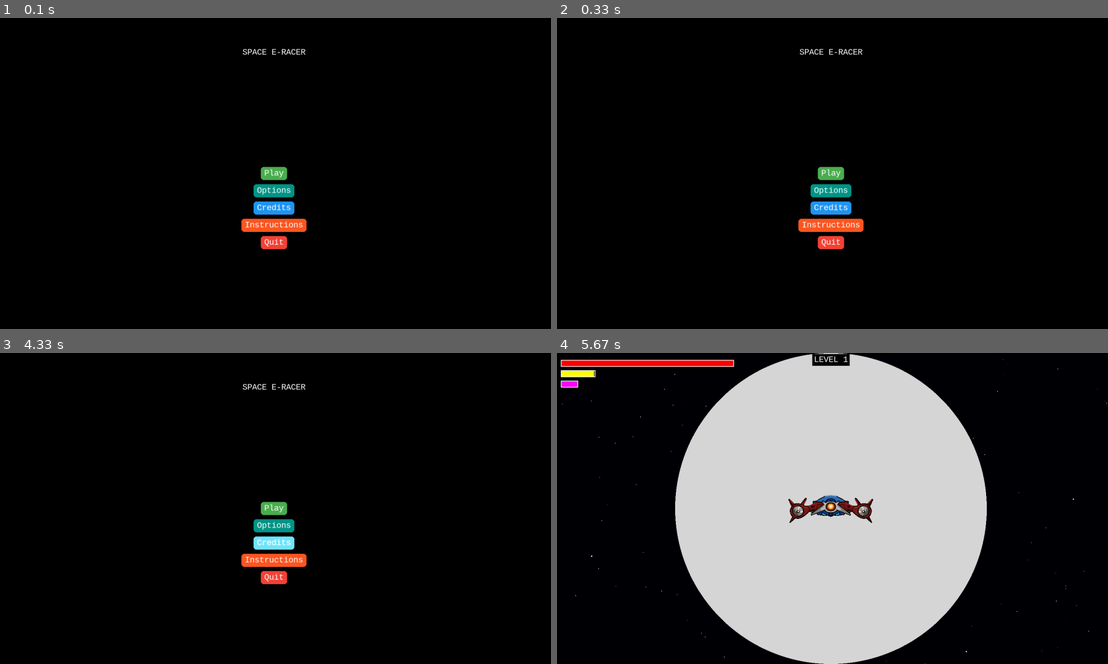
Above: before the commit, frames 1-4 (two rows, left to right).
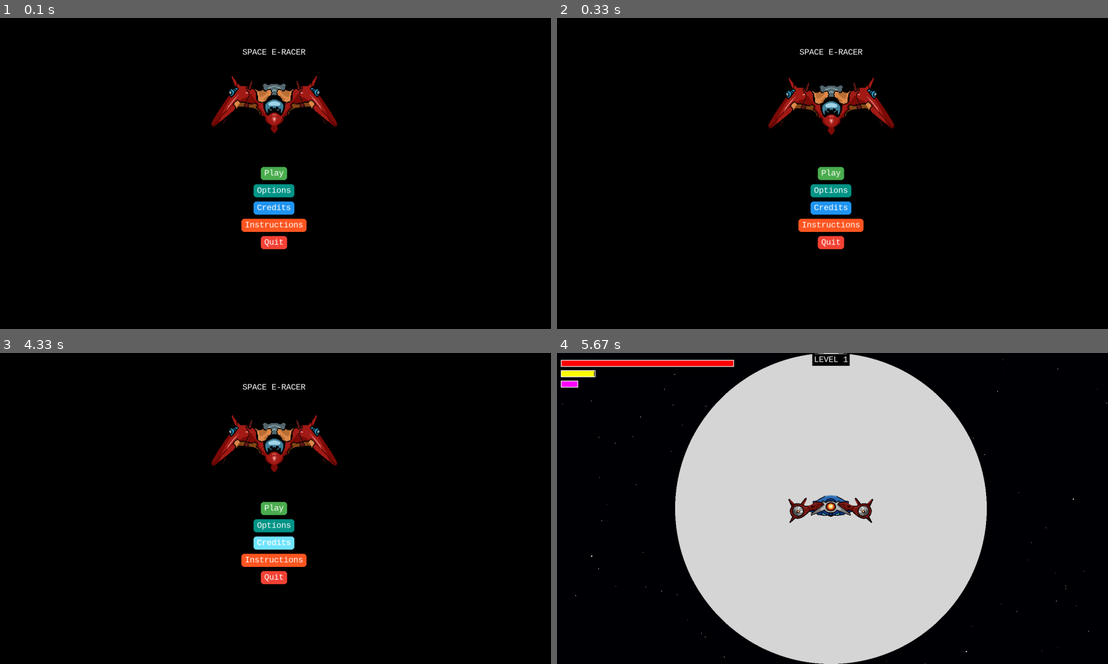
Above: after the commit, the same moments.

Repository: UncannyPronk/Pygame-Spring-Jam-2025
Game: pygame game, started from main.py
Same seed, same stepped clock (60 frames per second), same inputs: the game is played once before the commit and once after it.
Inputs (mouse positions are in pixels of both pictures, inside the frame that each line leads up to):
- Up to frame 1 (0.1 s): no input
- Up to frame 2 (0.33 s): no input
- Up to frame 3 (4.33 s): click (275, 508) at 0.38 s; hold Esc 0.67-1.13 s; hold D 0.67-1.13 s; move the mouse to (253, 520) at 0.7 s; click (275, 530) at 1.22 s; click (275, 527) at 1.55 s; click (330, 576) at 2.05 s; click (275, 561) at 2.38 s; click (275, 576) at 3.38 s; click (275, 545) at 3.72 s; click (275, 542) at 4.05 s
- Up to frame 4 (5.67 s): click (942, 483) at 4.38 s; click (832, 508) at 5.05 s; tap Space at 5.33 s

The runs differ from the first frame. In frame 1, 1.5% of the frame differs, in the area x 38-62%, y 18-38%; in frame 2, 1.5%; in frame 3, 1.5%; in frame 4, nothing differs.

Commit message:
Add boss audio and refactor level management in game loop

Diff:
--- a/gameloop.py
+++ b/gameloop.py
@@ -1,3 +1,4 @@
+import math
 import pygame
 import sys
 import random
@@ -7,13 +8,21 @@
 from constants import *
 FPS = 60
 
+# LEVELS = [
+#     [(FastEnemy,(100, 70),100,None)],
+#     [(FastEnemy,(100, 70),200,0.8), (SlowEnemy,(400, 150),200,None)],
+#     [(FastEnemy,(100, 70),250,0.8,0.4), (FastEnemy,(400, 150),250,1.2,0.5),(FastEnemy,(400, 220),250,1.2,0.7)],
+#     [(MiniBoss,(100, 150),None,None)],
+#     [(SlowEnemy,(400, 70),600,0.7,1.8), (SlowEnemy,(400, 150),600,0.7)],
+#     [(SlowEnemy,(400, 0),500,None,0.3),(FastEnemy,(100, 70),600,0.8,0.5),(SlowEnemy,(400, 150),450,None),(FastEnemy,(400, 220),400,1.2,1.3)],
+#     [(Boss,(400,190),None,None)],
+
+# ]
 LEVELS = [
-    [(FastEnemy,(100, 70),100,None)],
-    [(FastEnemy,(100, 70),200,0.8), (SlowEnemy,(400, 150),200,None)],
-    [(FastEnemy,(100, 70),250,0.8,0.4), (FastEnemy,(400, 150),250,1.2,0.5),(FastEnemy,(400, 220),250,1.2,0.7)],
-    [(MiniBoss,(100, 150),None,None)],
-    [(SlowEnemy,(400, 70),600,0.7,1.8), (SlowEnemy,(400, 150),600,0.7)],
-    [(SlowEnemy,(400, 0),500,None,0.3),(FastEnemy,(100, 70),600,0.8,0.5),(SlowEnemy,(400, 150),450,None),(FastEnemy,(400, 220),400,1.2,1.3)],
+    [(FastEnemy,(100, 70),10,None)],
+    [(MiniBoss,(100, 150),20,None)],
+    [(FastEnemy,(100, 70),10,None)],
+
     [(Boss,(400,190),None,None)],
 
 ]
@@ -29,26 +38,34 @@
         self.stars = [Star(self.display_rect, True) for _ in range(120)]
         self.enemies = pygame.sprite.Group()
         self.controller_connected = False
+        self.enemy_surf = pygame.image.load("assets/images/enemy.png").convert_alpha()
+        self.enemy_surf = pygame.transform.scale_by(self.enemy_surf,1.5)
         self.keyboard_layout = "AZERTY"
         self.joy = None
         self.running = True
         self.level = 0
         self.state = "title"
+        self.set_state("title")
         pygame.mixer.music.load("assets/audio/star_focus.mp3")
-        pygame.mixer.music.play(-1)
+        pygame.mixer.music.play(-1,0,100)
         self.set_level(0)
 
     def set_level(self,level:int=0):
         if level >= len(LEVELS):
-            self.state = "win"
-            self.player.laser_sound.stop()
+            self.set_state("win")
             return
         self.level = level
-
+        had_boss = False
+        if level >0:
+            had_boss = any(c[0] in [MiniBoss,Boss] for c in LEVELS[level-1])
         self.enemies.empty()
         self.player.reset(self.display_rect.center if level==0 else self.player.rect.center,self.display_rect,level)
+        has_boss = False
         for data in LEVELS[level]:
             cls = data[0]
+            if not has_boss:
+                has_boss = cls in [MiniBoss,Boss]
+
             pos = data[1]
             hp = data[2]
             power = data[3]
@@ -61,6 +78,12 @@
             if speed is not None:
                 enemy.set_speed_factor(speed)
             self.enemies.add(enemy)
+        if has_boss:
+            pygame.mixer.music.load("assets/audio/boss.mp3")
+            pygame.mixer.music.play(-1,0,100)
+        elif had_boss:
+            pygame.mixer.music.fadeout(500)
+            pygame.mixer.music.queue("assets/audio/star_focus.mp3",loops=-1)
 
 
     def handle_events(self):
@@ -153,12 +176,10 @@
 
     def _game(self):
         if self.player.hp < 0:
-            self.state = "game over"
-            self.player.laser_sound.stop()
+            self.set_state("game over")
         keys = pygame.key.get_just_pressed()
         if keys[pygame.K_ESCAPE]:
-            self.state = "title"
-            self.player.laser_sound.stop()
+            self.set_state("title")
 
         self.update_stars()
         self.player.update(self.controller_connected, self.display_rect, self.joy, self.enemies)
@@ -222,7 +243,9 @@
         title_surf = self.font.render("SPACE E-RACER", True, (255, 255, 255))
         title_rect = title_surf.get_rect(center=(self.display_rect.centerx, 100))
         self.screen.blit(title_surf, title_rect)
-
+        r = self.enemy_surf.get_rect(center=  self.display_rect.move(0,-150).center)
+        r.y += - 10 * math.cos(pygame.time.get_ticks()/300)
+        self.screen.blit(self.enemy_surf,r)
 
         play_pressed = self.button(
             self.display_rect.center,
@@ -262,16 +285,14 @@
         )
 
         if instructions_pressed:
-            self.state = "instructions"
+            self.set_state("instructions")
 
         if credits_pressed:
-            self.state = "credits"
+            self.set_state("credits")
         if options_pressed:
-            self.state = "options"
+            self.set_state("options")
         if play_pressed or (self.joy and self.joy.get_button(JOY_BTN_LASER)):
-            self.state = "game"
-            self.set_level(0)
-            self.stars = [Star(self.display_rect, True) for _ in range(120)]
+            self.set_state("game")
 
         if quit_pressed:
             self.running = False
@@ -292,7 +313,7 @@
         )
 
         if back_pressed:
-            self.state = "title"
+            self.set_state("title")
 
     def _game_over(self):
         game_over_surf = self.font.render("Game Over", True, (255, 0, 0))
@@ -322,11 +343,10 @@
         )
 
         if retry_pressed:
-            self.state = "game"
-            self.set_level(0)
-            self.stars = [Star(self.display_rect, True) for _ in range(120)]
+            self.set_state("game")
+
         if title:
-            self.state = "title"
+            self.set_state("title")
         if quit_pressed:
             self.running = False
 
@@ -343,7 +363,7 @@
         )
 
         if back_pressed:
-            self.state = "title"
+            self.set_state("title")
 
 
     def _options(self):
@@ -379,7 +399,7 @@
                 switch_to_qwerty()
 
         if back_pressed:
-            self.state = "title"
+            self.set_state("title")
 
     def _instructions(self):
         instructions = [
@@ -413,7 +433,18 @@
         )
 
         if back_pressed:
-            self.state = "title"
+            self.set_state("title")
+
+    def set_state(self,state):
+        if self.state == "game" and state !="game":
+            pygame.mixer.music.load("assets/audio/star_focus.mp3")
+            pygame.mixer.music.play(-1)
+        self.state = state
+        self.player.laser_sound.stop()
+
+        if state == "game":
+            self.set_level(0)
+            self.stars = [Star(self.display_rect, True) for _ in range(120)]
 
     def run(self):
         while self.running:
Not shown, added: assets/audio/boss.mp3
